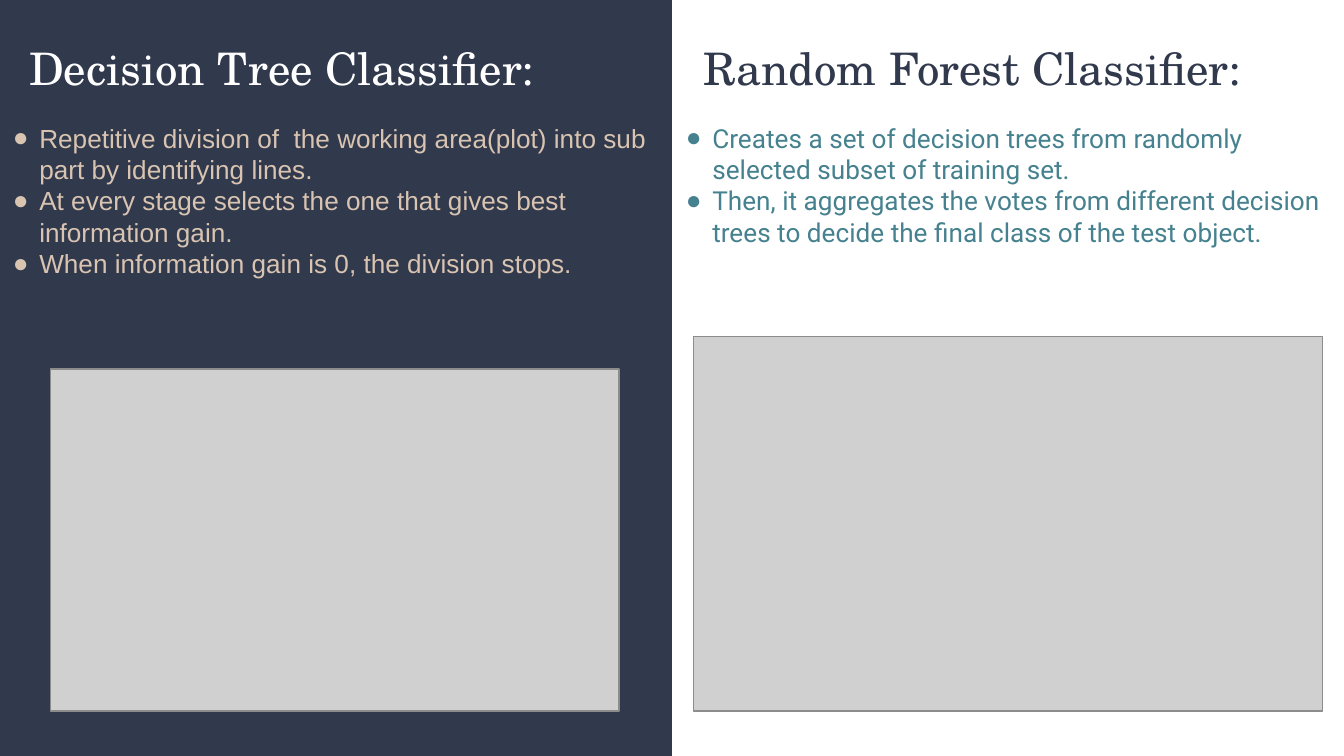
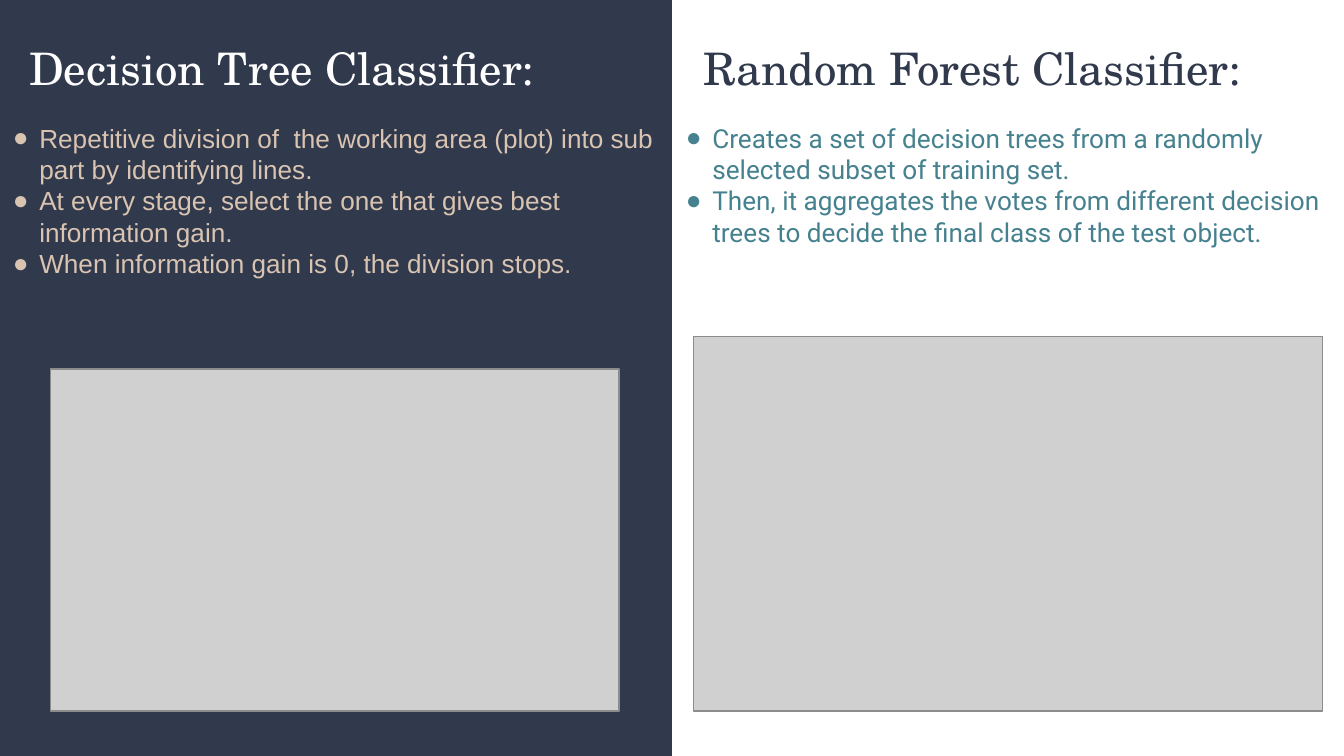
Before and after one commit to ZeroNP/TwitterBotClassifier, a slide deck: slide 13 of Miscellanous/STC_31241.pptx. Drawn at 1344x756 pixels with LibreOffice and Linux fonts; fonts in the diff are those of the drawing; grey boxes stand for pictures. Boxes give left, top, right and bottom in pixels: in the first picture for what was removed or moved away, otherwise in the second. Text is boxed around its words. In the diff, an @@ line names an element or a change of style, - is before the commit and + after.

```diff
--- a/Miscellanous/STC_31241.pptx
+++ b/Miscellanous/STC_31241.pptx
@@ subtitle at [39, 129, 653, 248]: text changed @@
-● Repetitive division of the working area(plot) into sub part by identifying lines.
-● At every stage selects the one that gives best information gain.
+● Repetitive division of the working area (plot) into sub part by identifying lines.
+● At every stage, select the one that gives best information gain.
@@ subtitle at [712, 128, 1262, 185]: text changed @@
-● Creates a set of decision trees from randomly selected subset of training set.
+● Creates a set of decision trees from a randomly selected subset of training set.
```
Also in this commit, not shown: 5 other slides changed, 15 other files.
